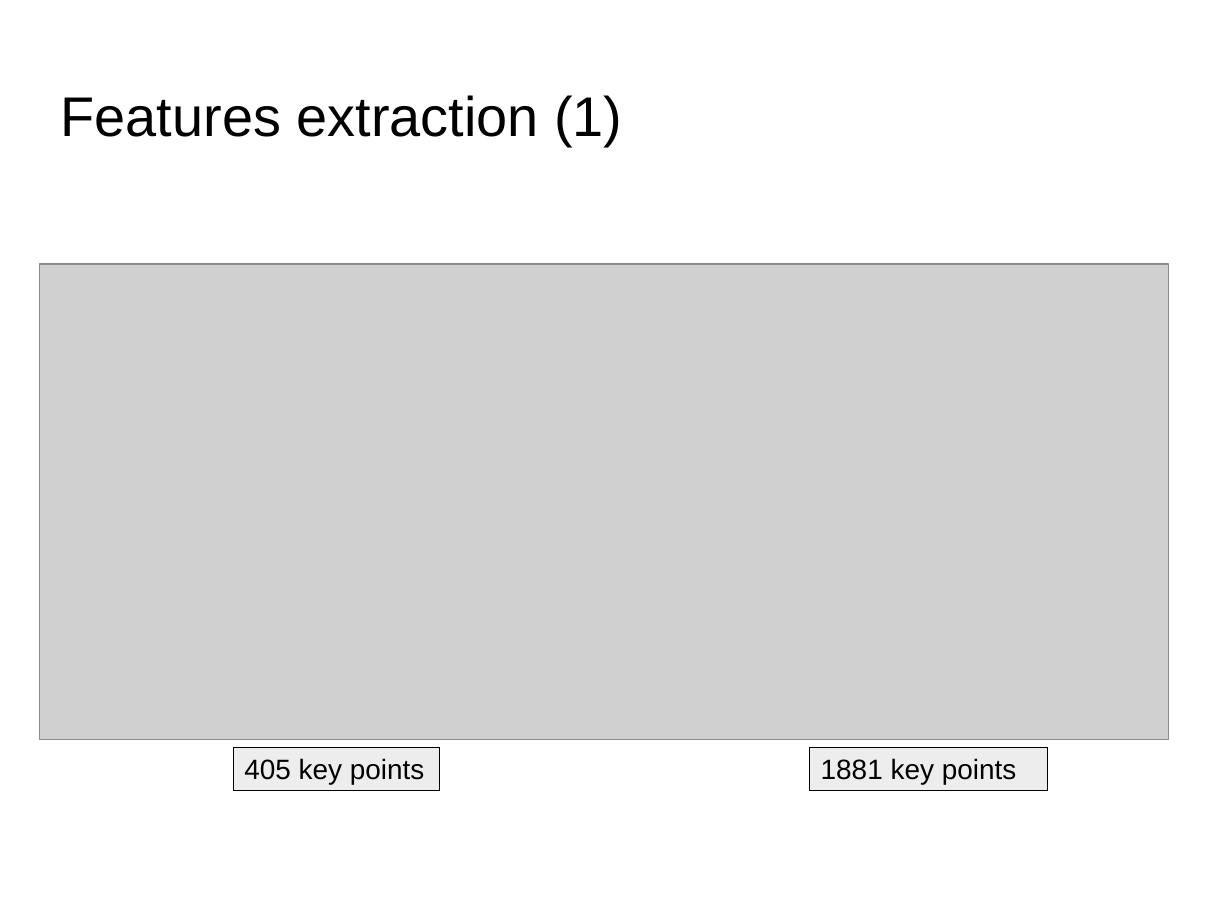
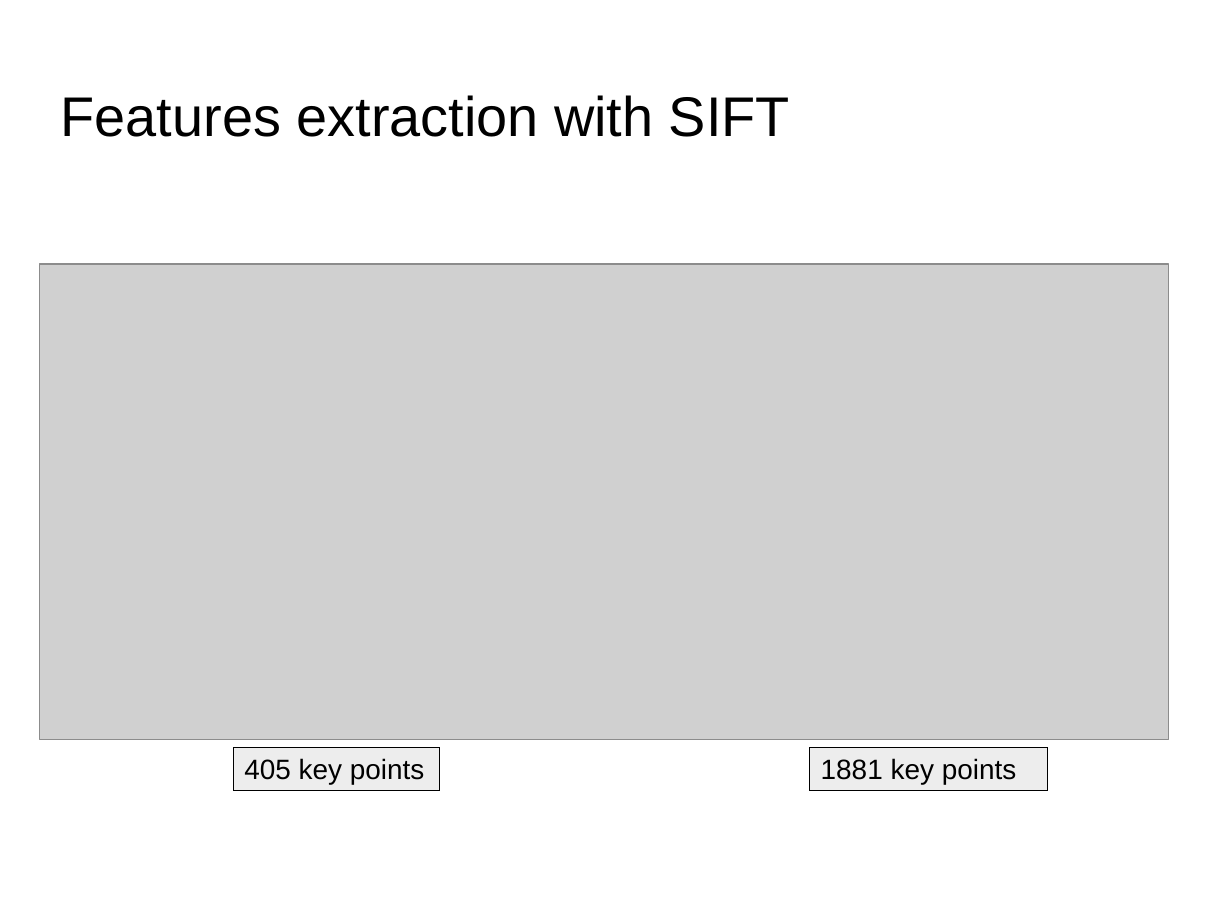
Before and after one commit to dataforcast/OC_Datascientist, a slide deck: slide 3 of P7/report/Openclassrooms_ParcoursDatascientist_P7-V1.odp. Drawn at 1232x924 pixels with LibreOffice and Linux fonts; fonts in the diff are those of the drawing; grey boxes stand for pictures; background and template pictures are left out. Boxes give left, top, right and bottom in pixels: in the first picture for what was removed or moved away, otherwise in the second. Text is boxed around its words. In the diff, an @@ line names an element or a change of style, - is before the commit and + after.

```diff
--- a/P7/report/Openclassrooms_ParcoursDatascientist_P7-V1.odp
+++ b/P7/report/Openclassrooms_ParcoursDatascientist_P7-V1.odp
@@ title at <box>61,95,790,137</box>: text changed @@
-Features extraction (1)
+Features extraction with SIFT
```
Also in this commit, not shown: 5 other slides changed, 1 slide added, 4 other files.
